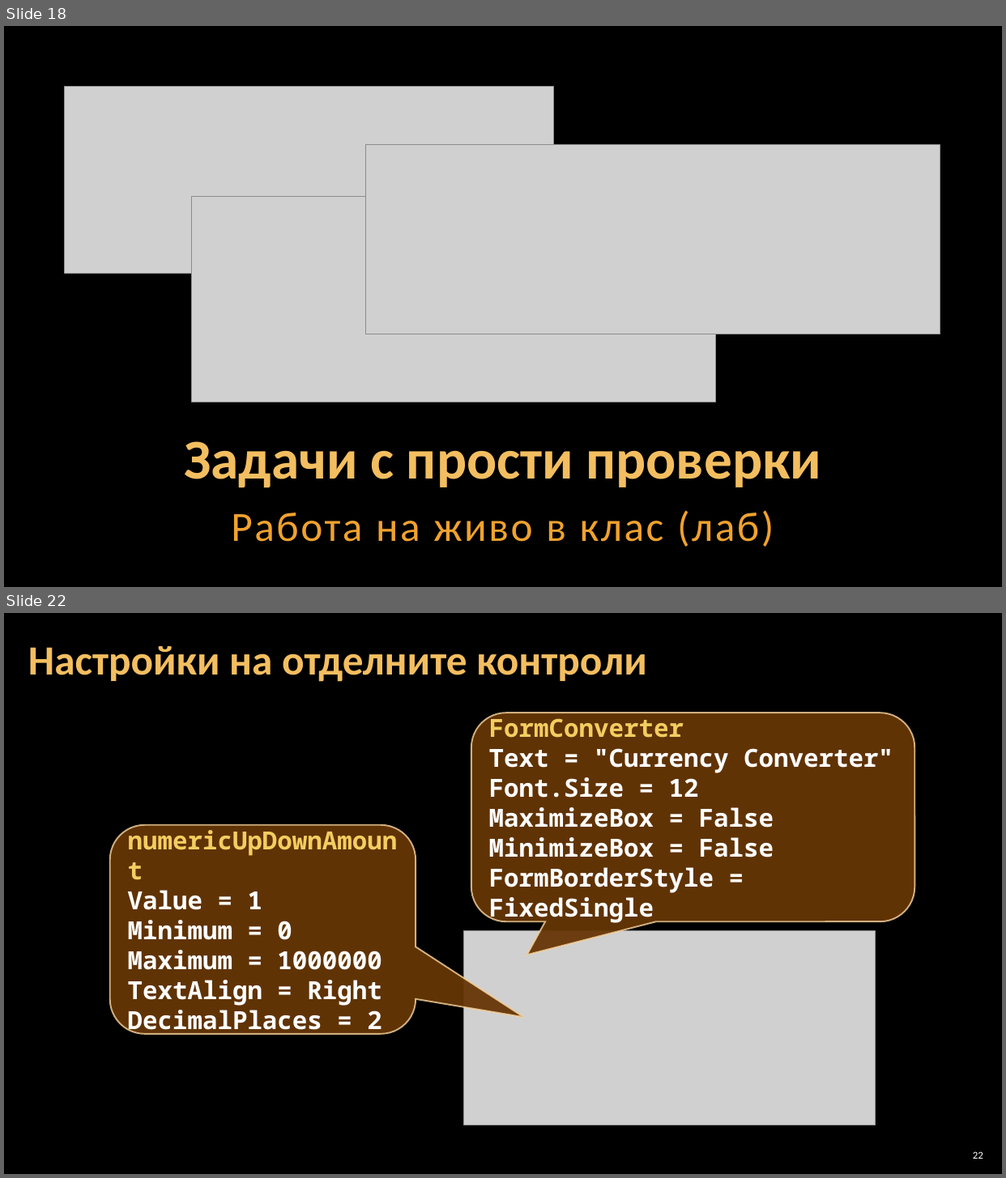
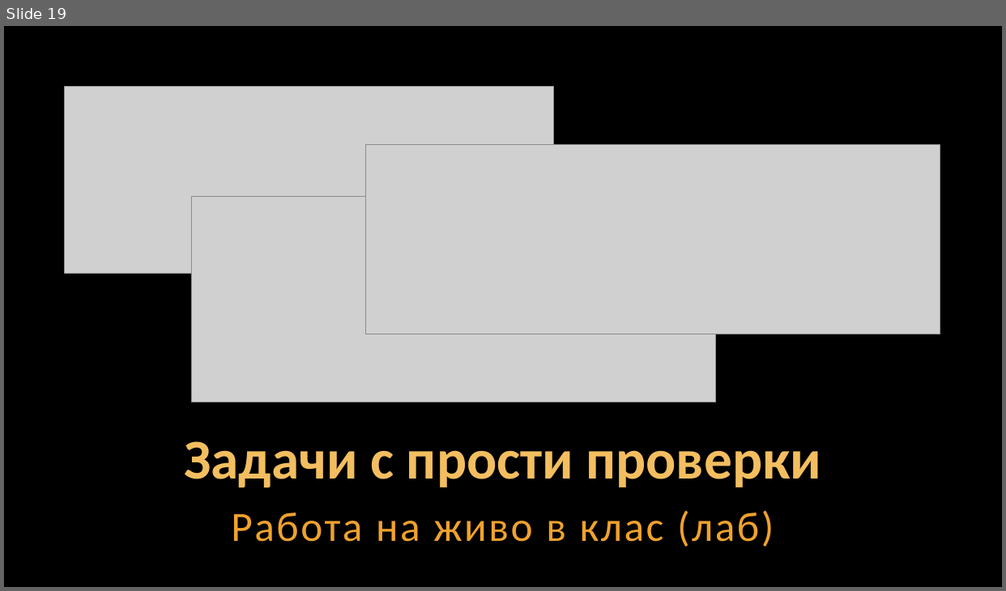
Before and after one commit to Software-University/Python-Basics, a slide deck: 3. Simple-Conditions/3. Simple-Conditions.pptx. Shown one above the other, each under a label of ours: slides 18 and 22 before the commit, slide 19 after it; the slides between them are not shown. The pictures are 1006x1178 and 1006x591 pixels, drawn with LibreOffice and Linux fonts; fonts in the diff are those of the drawing; grey boxes stand for pictures; background and template pictures are left out. Boxes give left, top, right and bottom in pixels: in the first picture for what was removed or moved away, otherwise in the second. Text is boxed around its words. In the diff, an @@ line names an element or a change of style, - is before the commit and + after.

```diff
--- a/3. Simple-Conditions/3. Simple-Conditions.pptx
+++ b/3. Simple-Conditions/3. Simple-Conditions.pptx
@@ slide 22 removed at [4,613,1002,1174], background picture (left out) @@
@@ title removed at [28,646,647,682] @@
-Настройки на отделните контроли
@@ rounded speech box removed at [471,713,914,922] @@
-FormConverter
-Text = "Currency Converter"
-Font.Size = 12
-MaximizeBox = False
-MinimizeBox = False
-FormBorderStyle = FixedSingle
@@ rounded speech box removed at [109,825,415,1033] @@
-numericUpDownAmount
-Value = 1
-Minimum = 0
-Maximum = 1000000
-TextAlign = Right
-DecimalPlaces = 2
@@ picture removed at [463,931,876,1125] @@
@@ page number removed at [973,1152,983,1159] @@
-22
@@ what was slide 18 is now slide 19 @@
```
Also in this commit, not shown: 4 slides changed, 1 slide added, 8 other slides removed, 3 other files.
